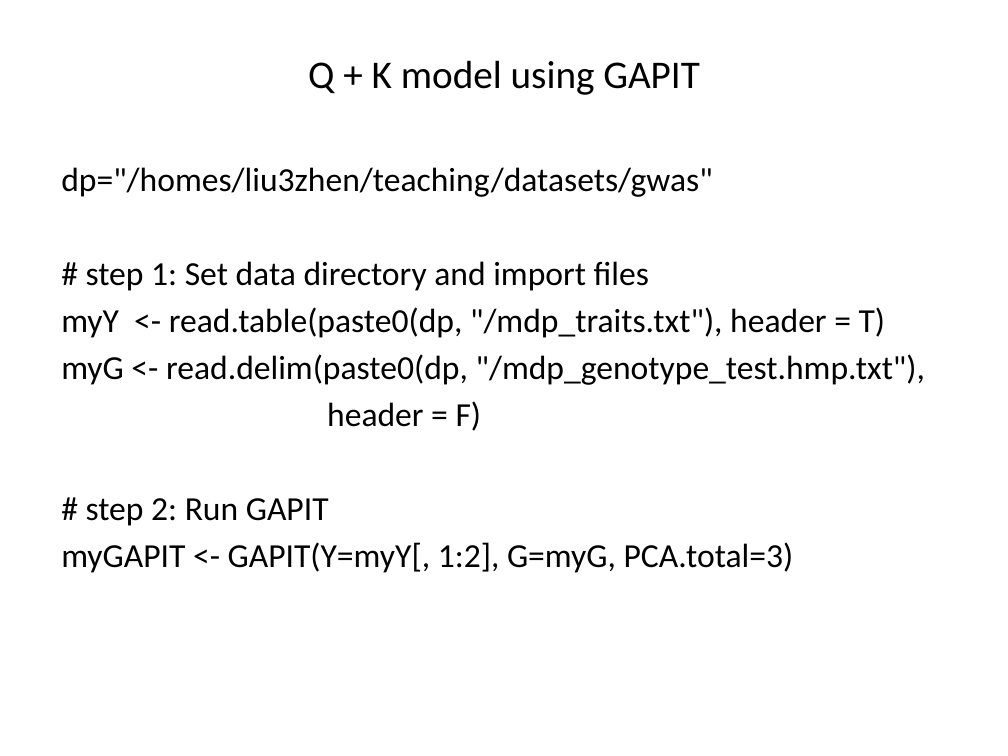
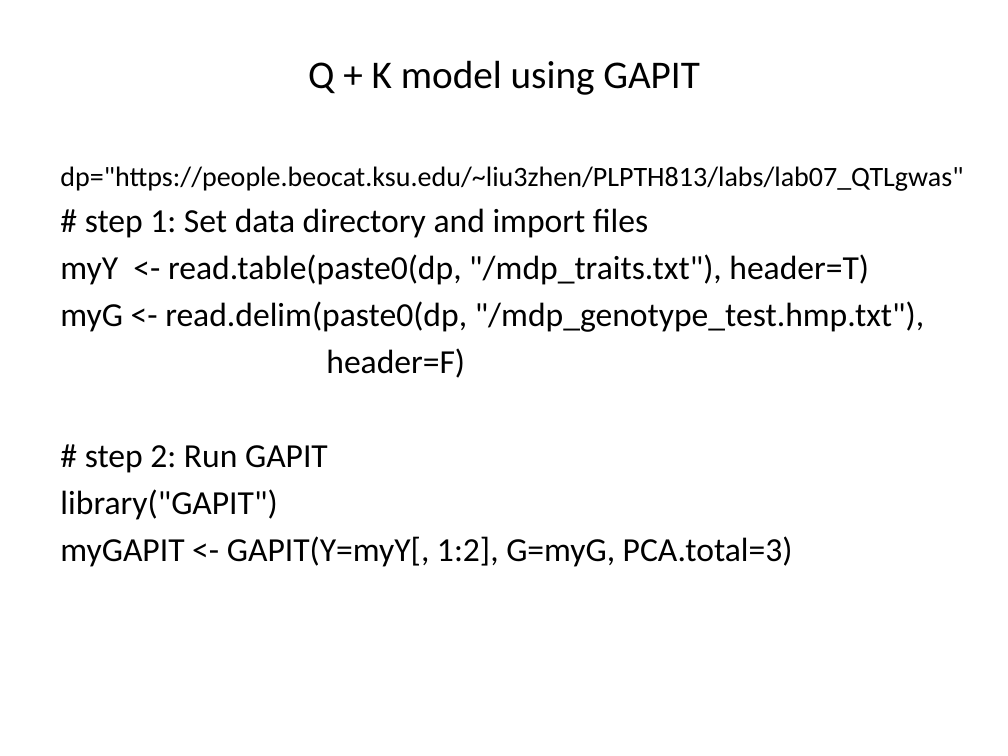
Before and after one commit to liu3zhenlab/teaching, a slide deck: slide 17 of PLPTH813Bioinformatis/2023/labs/lab07_qtl_gwas.pptx. Drawn at 1008x756 pixels with LibreOffice and Linux fonts; fonts in the diff are those of the drawing. Boxes give left, top, right and bottom in pixels: in the first picture for what was removed or moved away, otherwise in the second. Text is boxed around its words. In the diff, an @@ line names an element or a change of style, - is before the commit and + after.

```diff
--- a/PLPTH813Bioinformatis/2023/labs/lab07_qtl_gwas.pptx
+++ b/PLPTH813Bioinformatis/2023/labs/lab07_qtl_gwas.pptx
@@ text at [60, 166, 963, 191]: text changed; size 24 to 20 pt @@
-dp="/homes/liu3zhen/teaching/datasets/gwas"
+dp="https://people.beocat.ksu.edu/~liu3zhen/PLPTH813/labs/lab07_QTLgwas"
@@ text at [60, 254, 869, 285]: spaces changed @@
-myY <- read.table(paste0(dp, "/mdp_traits.txt"), header = T)
+myY <- read.table(paste0(dp, "/mdp_traits.txt"), header=T)
@@ text at [326, 348, 465, 378]: spaces changed @@
-header = F)
+header=F)
@@ text at [60, 489, 277, 520]: paragraph added @@
+library("GAPIT")
```
Also in this commit, not shown: 7 other slides changed, 3 slides added, 2 slides removed, 1 other file.
